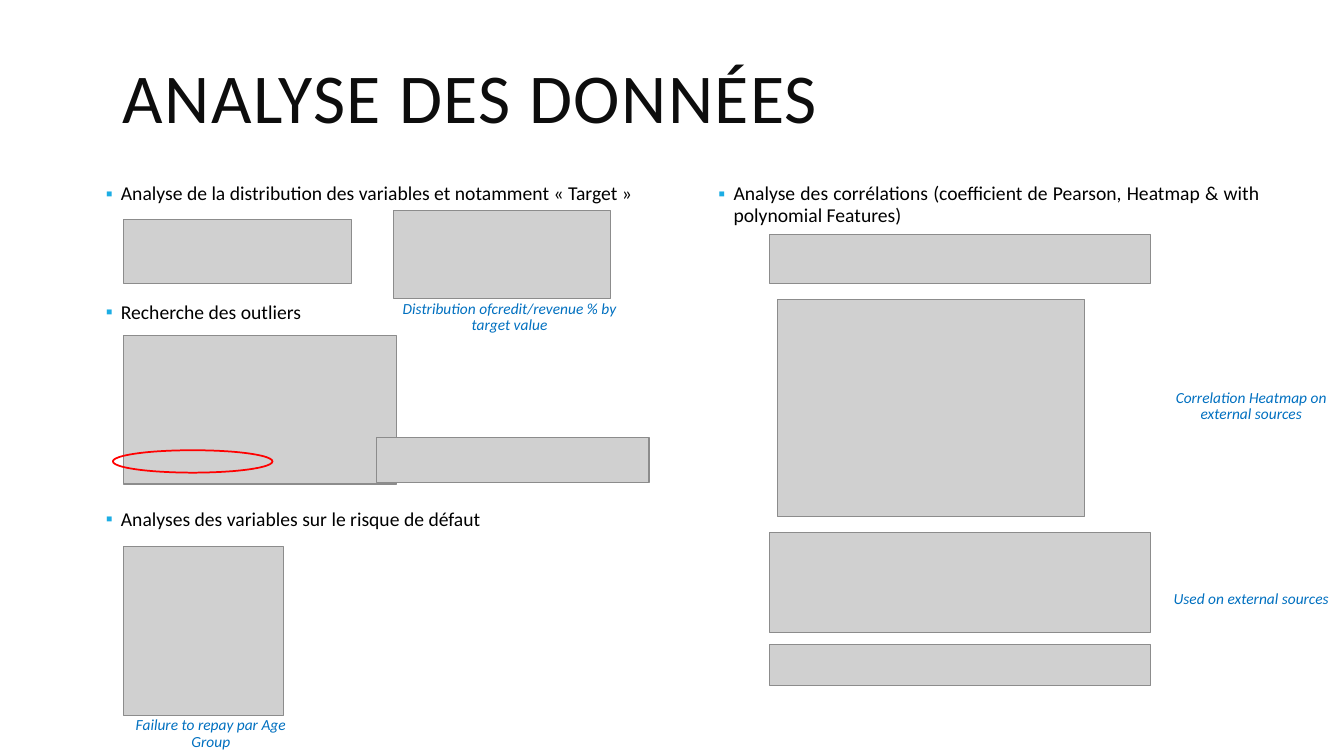
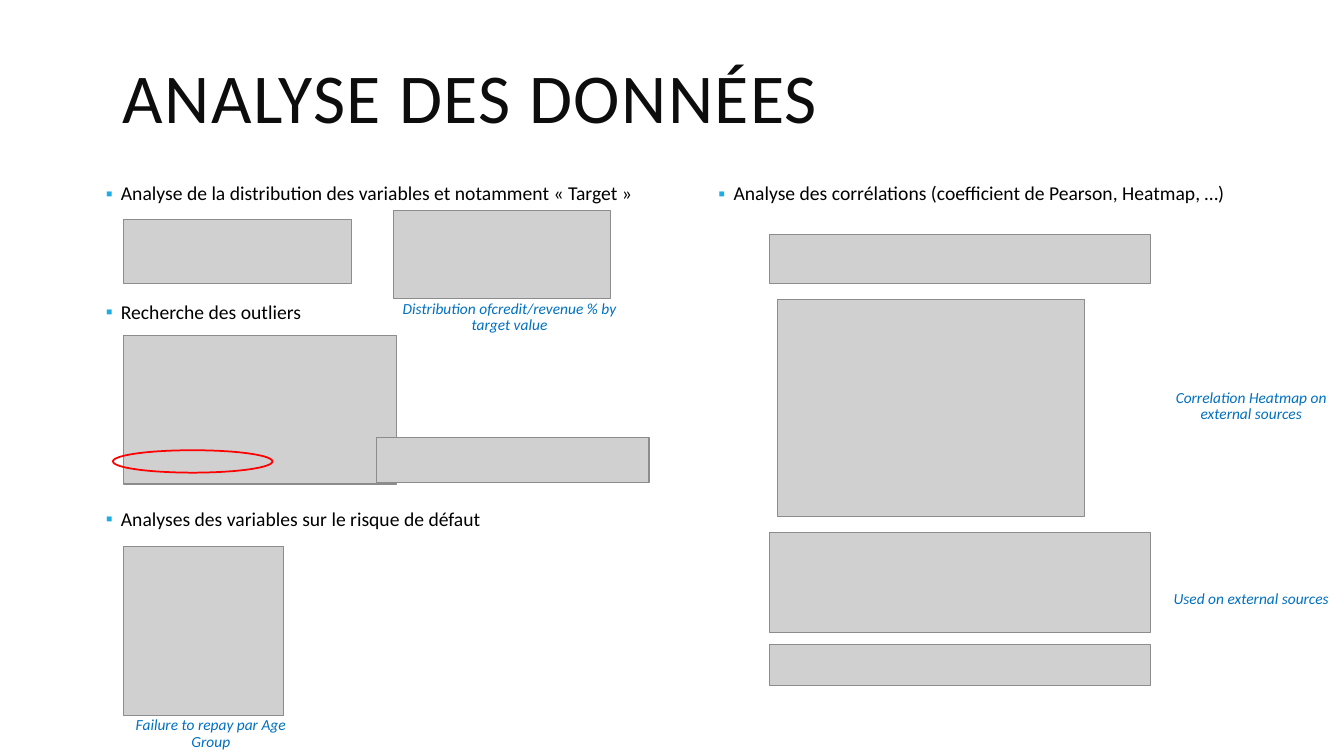
Before and after one commit to Littlewiseman/P07---PAD, a slide deck: slide 7 of Présentation OC Data Science P07.pptx. Drawn at 1344x756 pixels with LibreOffice and Linux fonts; fonts in the diff are those of the drawing; grey boxes stand for pictures. Boxes give left, top, right and bottom in pixels: in the first picture for what was removed or moved away, otherwise in the second. Text is boxed around its words. In the diff, an @@ line names an element or a change of style, - is before the commit and + after.

```diff
--- a/Présentation OC Data Science P07.pptx
+++ b/Présentation OC Data Science P07.pptx
@@ text at <box>734,186,1200,203</box>: text changed @@
-  ▪ Analyse des corrélations (coefficient de Pearson, Heatmap & with polynomial Features)
+  ▪ Analyse des corrélations (coefficient de Pearson, Heatmap, …)
```
Also in this commit, not shown: 7 other slides changed, 2 other files.
